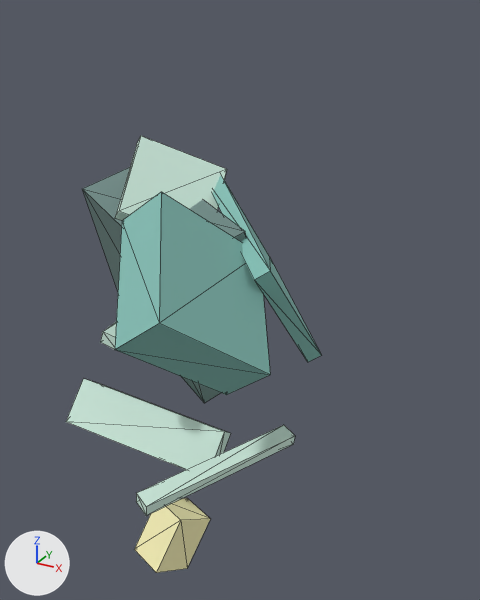
Before and after pictures for a commit that changed the glTF model MinecraftDungeonGodot/assets/minecraft_character_generator/turrets/railgun.glb.
Both versions are drawn from a 50 mm camera at (1.73, -2.22, 0.93) aimed at (0.25, 0.47, -0.41). Every picture has the same lights, and +X, +Y and +Z are marked at lower left. The picture after the commit comes second. Both versions are drawn at frame 29 of the action 'Destroy'; the numbers are the values there. Mesh edges are drawn as thin lines. Vertices at exactly the same position are counted once.

Names of what the first picture shows: 'barrel', 'base', 'base_trim', 'head', 'head_cap', 'muzzle', 'rail_l', 'rail_r'.
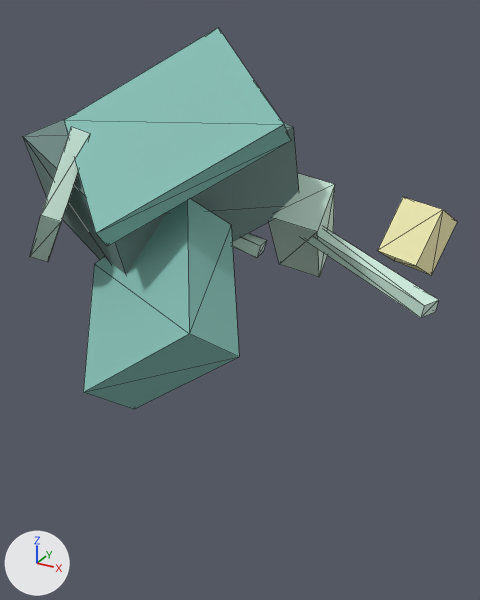
Edits to the bpy script that builds the scene:
```text
Change me_cube:
    used by ob_base; parent = ob_turretroot; location = (-0.44, 0.54, -0.36); rotation_euler = (0.3, 0.0, 0.0), in degrees (17, 0, 0); scale = (0.72, 0.72, 0.72)
    remove me_cube.from_pydata(...)  # 8 vertices, 12 faces; spans x -0.9..0.9, y -0.4..0.4, z -0.9..0.9
    add me_cube.from_pydata(...)  # 8 vertices, 12 faces; spans x -0.9..0.9, y -0.9..0.9, z -0.4..0.4
    me_cube part 1: the whole mesh is scaled about its middle by (1, 2.25, 0.444)
Change me_cube_001:
    used by ob_base_trim; parent = ob_turretroot; location = (0.0, 1.0, -0.12); rotation_euler = (0.6, 0.2, -0.25), in degrees (34, 11, -14); scale = (0.72, 0.72, 0.72)
    remove me_cube_001.from_pydata(...)  # 8 vertices, 12 faces; spans x -0.77..0.77, y -0.08..0.08, z -0.77..0.77
    add me_cube_001.from_pydata(...)  # 8 vertices, 12 faces; spans x -0.77..0.77, y -0.77..0.77, z -0.08..0.08
    me_cube_001 part 2: the whole mesh is scaled about its middle by (1, 9.69, 0.103)
Change me_cube_002:
    used by ob_head; parent = ob_yawjoint; location = (0.44, 0.12, 0.12); rotation_euler = (0.9, 0.4, -0.5), in degrees (52, 23, -29); scale = (0.72, 0.72, 0.72)
    remove me_cube_002.from_pydata(...)  # 8 vertices, 12 faces; spans x -0.625..0.625, y -0.25..0.25, z -0.6..0.6
    add me_cube_002.from_pydata(...)  # 8 vertices, 12 faces; spans x -0.625..0.625, y -0.6..0.6, z -0.25..0.25
    me_cube_002 part 3: the whole mesh is scaled about its middle by (1, 2.4, 0.417)
Change me_cube_003:
    used by ob_head_cap; parent = ob_yawjoint; location = (-0.44, 0.46, 0.36); rotation_euler = (1.2, 0.6, -0.75), in degrees (69, 34, -43); scale = (0.72, 0.72, 0.72)
    remove me_cube_003.from_pydata(...)  # 8 vertices, 12 faces; spans x -0.425..0.425, y -0.08..0.08, z -0.45..0.45
    add me_cube_003.from_pydata(...)  # 8 vertices, 12 faces; spans x -0.425..0.425, y -0.45..0.45, z -0.08..0.08
    me_cube_003 part 4: the whole mesh is scaled about its middle by (1, 5.62, 0.178)
Change me_cube_004:
    used by ob_barrel; parent = ob_recoiljoint; location = (0.0, 0.12, -1.34); rotation_euler = (1.5, 0.8, -1.0), in degrees (86, 46, -57); scale = (0.72, 0.72, 0.72)
    remove me_cube_004.from_pydata(...)  # 8 vertices, 12 faces; spans x -0.24..0.24, y -0.24..0.24, z -0.8..0.8
    add me_cube_004.from_pydata(...)  # 8 vertices, 12 faces; spans x -0.24..0.24, y -0.8..0.8, z -0.24..0.24
    me_cube_004 part 5: the whole mesh is scaled about its middle by (1, 3.33, 0.3)
Change me_cube_005:
    used by ob_muzzle; parent = ob_recoiljoint; location = (0.44, 0.12, -2.1); rotation_euler = (1.8, 1.0, -1.25), in degrees (103, 57, -72); scale = (0.72, 0.72, 0.72)
    remove me_cube_005.from_pydata(...)  # 8 vertices, 12 faces; spans x -0.31..0.31, y -0.24..0.24, z -0.2..0.2
    add me_cube_005.from_pydata(...)  # 8 vertices, 12 faces; spans x -0.31..0.31, y -0.2..0.2, z -0.24..0.24
    me_cube_005 part 6: the whole mesh is scaled about its middle by (1, 0.833, 1.2)
Change me_cube_007:
    used by ob_rail_l; parent = ob_recoiljoint; location = (-0.28, 0.27, -0.44); rotation_euler = (-0.742, 1.742, 1.392), in degrees (-43, 100, 80); scale = (0.72, 0.72, 0.72)
    remove me_cube_007.from_pydata(...)  # 8 vertices, 12 faces; spans x -0.06..0.06, y -0.09..0.09, z -0.85..0.85
    add me_cube_007.from_pydata(...)  # 8 vertices, 12 faces; spans x -0.06..0.06, y -0.85..0.85, z -0.09..0.09
    me_cube_007 part 7: the whole mesh is scaled about its middle by (1, 9.44, 0.106)
Change me_cube_008:
    used by ob_rail_r; parent = ob_recoiljoint; location = (0.72, 0.27, -1.16); rotation_euler = (-0.442, 1.542, 1.142), in degrees (-25, 88, 65); scale = (0.72, 0.72, 0.72)
    remove me_cube_008.from_pydata(...)  # 8 vertices, 12 faces; spans x -0.06..0.06, y -0.09..0.09, z -0.85..0.85
    add me_cube_008.from_pydata(...)  # 8 vertices, 12 faces; spans x -0.06..0.06, y -0.85..0.85, z -0.09..0.09
    me_cube_008 part 8: the whole mesh is scaled about its middle by (1, 9.44, 0.106)
Change ob_base:
    ob_base.location: (-0.44, 0.54, -0.36) -> (-0.44, 0.36, 0.54)
Change ob_base_trim:
    ob_base_trim.location: (0.0, 1.0, -0.12) -> (0.0, 0.12, 1.0)
Change ob_head:
    ob_head.location: (0.44, 0.12, 0.12) -> (0.44, -0.12, 0.12)
Change ob_head_cap:
    ob_head_cap.location: (-0.44, 0.46, 0.36) -> (-0.44, -0.36, 0.46)
Change ob_barrel:
    ob_barrel.location: (0.0, 0.12, -1.34) -> (0.0, 1.34, 0.12)
Change ob_muzzle:
    ob_muzzle.location: (0.44, 0.12, -2.1) -> (0.44, 2.1, 0.12)
Change ob_rail_l:
    ob_rail_l.location: (-0.28, 0.27, -0.44) -> (-0.28, 0.44, 0.27)
Change ob_rail_r:
    ob_rail_r.location: (0.72, 0.27, -1.16) -> (0.72, 1.16, 0.27)
```

Where the change shows, as pixel boxes [x1, y1, x2, y2] in the pictures (480 x 600 px):
'base_trim', mesh rescaled, moved (107% wider, 16% taller): before [212, 175, 321, 362]; after [64, 28, 291, 246]
'head', mesh rescaled, moved: before [115, 192, 270, 395]; after [84, 199, 239, 409]
'base', mesh rescaled, moved: before [82, 167, 246, 403]; after [23, 118, 299, 274]
'barrel', mesh rescaled, moved (60% narrower, 12% taller): before [66, 378, 231, 470]; after [269, 174, 335, 277]
'head_cap', mesh rescaled, moved: before [115, 136, 227, 221]; after [30, 127, 89, 262]
'muzzle', mesh rescaled, moved: before [134, 498, 210, 573]; after [378, 197, 457, 275]
'rail_r', mesh rescaled, moved: before [136, 425, 295, 516]; after [304, 227, 439, 318]
'rail_l', mesh rescaled, moved: before [100, 322, 116, 349]; after [232, 233, 267, 258]
